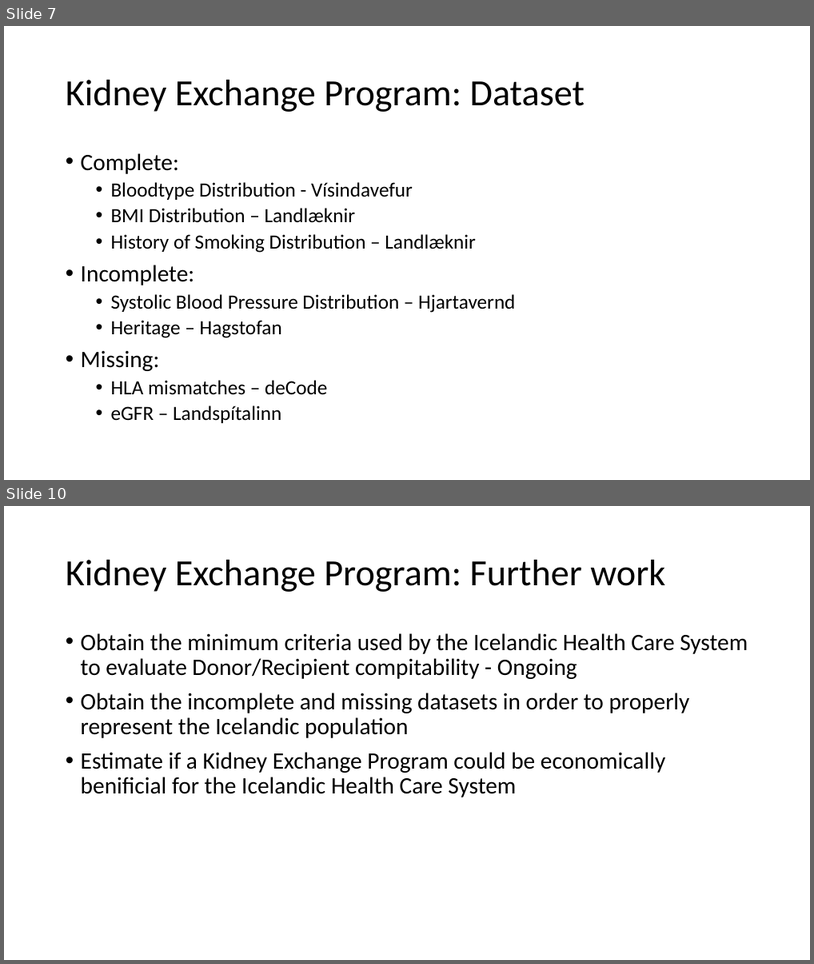
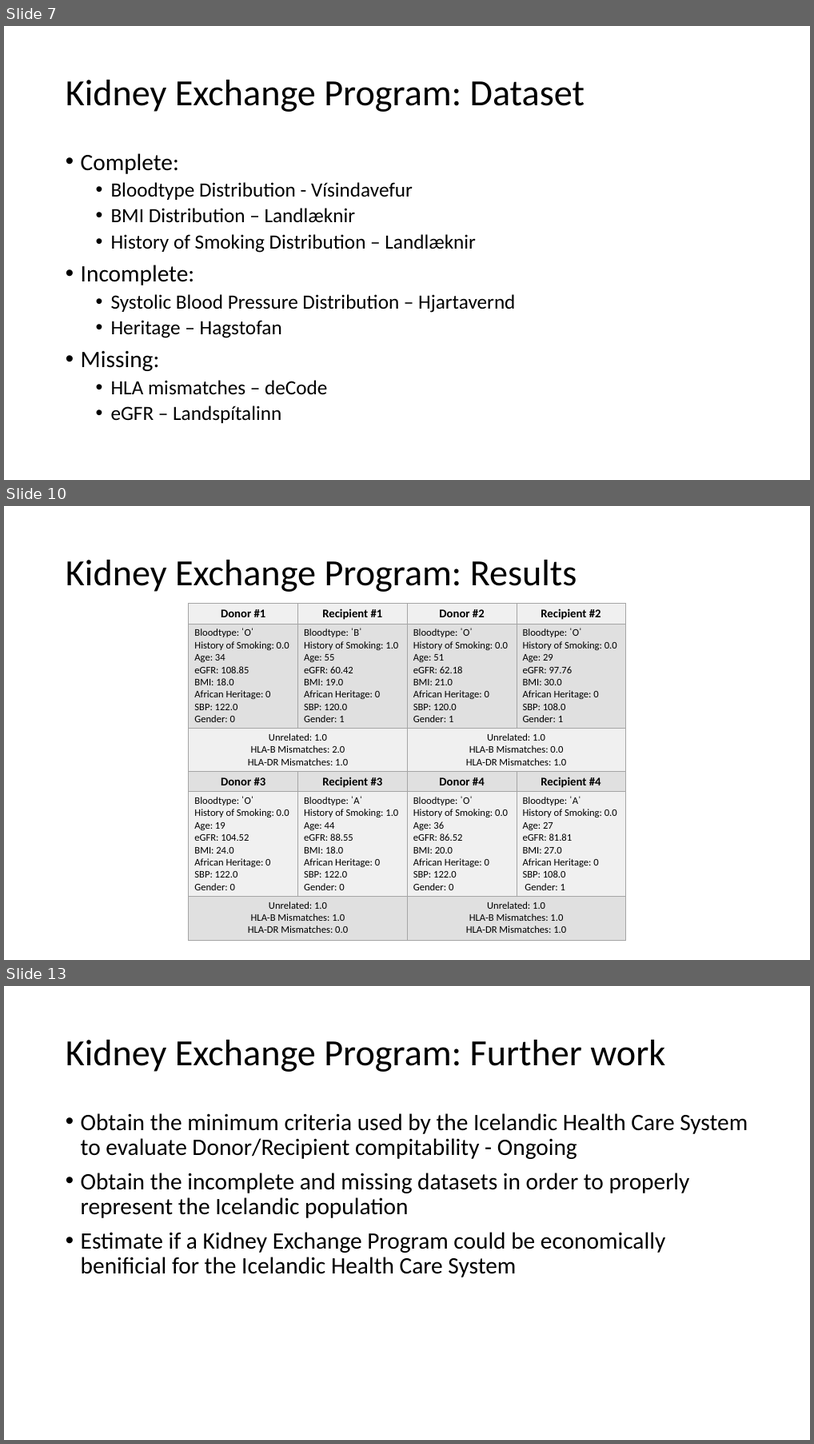
Before and after one commit to Kjarten/KidneyExchange-IS, a slide deck: Kidney Exchange Program.pptx. Shown one above the other, each under a label of ours: slides 7 and 10 before the commit, slides 7, 10 and 13 after it; the slides between them are not shown. The pictures are 814x964 and 814x1444 pixels, drawn with LibreOffice and Linux fonts; fonts in the diff are those of the drawing. Boxes give left, top, right and bottom in pixels: in the first picture for what was removed or moved away, otherwise in the second. Text is boxed around its words. In the diff, an @@ line names an element or a change of style, - is before the commit and + after.

```diff
--- a/Kidney Exchange Program.pptx
+++ b/Kidney Exchange Program.pptx
@@ slide 10 added at (4,506,810,960), background #FFFFFF @@
@@ title added at (66,560,578,592), 44 pt, text #000000 @@
+Kidney Exchange Program: Results
@@ table added at (189,604,626,936), 6 rows, 4 columns @@
+Donor #1 | Recipient #1 | Donor #2 | Recipient #2
+Bloodtype: ˈOˈ History of Smoking: 0.0 Age: 34 eGFR: 108.85 BMI: 18.0 African Heritage: 0 SBP: 122.0 / Gender: 0 | Bloodtype: ˈBˈ / History of Smoking: 1.0 / Age: 55 eGFR: 60.42 / BMI: 19.0 / African Heritage: 0 SBP: 120.0 / Gender: 1 | Bloodtype: ˈOˈ / History of Smoking: 0.0 / Age: 51 eGFR: 62.18 / BMI: 21.0 / African Heritage: 0 SBP: 120.0 / Gender: 1 | Bloodtype: ˈOˈ / History of Smoking: 0.0 / Age: 29 eGFR: 97.76 / BMI: 30.0 / African Heritage: 0 SBP: 108.0 / Gender: 1
+Unrelated: 1.0 HLA-B Mismatches: 2.0 HLA-DR Mismatches: 1.0 |  | Unrelated: 1.0 / HLA-B Mismatches: 0.0 HLA-DR Mismatches: 1.0 | 
+Donor #3 | Recipient #3 | Donor #4 | Recipient #4
+Bloodtype: ˈOˈ / History of Smoking: 0.0 / Age: 19 eGFR: 104.52 / BMI: 24.0 / African Heritage: 0 SBP: 122.0 / Gender: 0 | Bloodtype: ˈAˈ / History of Smoking: 1.0 / Age: 44 eGFR: 88.55 / BMI: 18.0 / African Heritage: 0 SBP: 122.0 / Gender: 0 | Bloodtype: ˈOˈ / History of Smoking: 0.0 / Age: 36 eGFR: 86.52 / BMI: 20.0 / African Heritage: 0 SBP: 122.0 / Gender: 0 | Bloodtype: ˈAˈ / History of Smoking: 0.0 / Age: 27 eGFR: 81.81 / BMI: 27.0 / African Heritage: 0 SBP: 108.0 / Gender: 1
+Unrelated: 1.0 / HLA-B Mismatches: 1.0 HLA-DR Mismatches: 0.0 |  | Unrelated: 1.0 / HLA-B Mismatches: 1.0 HLA-DR Mismatches: 1.0 | 
@@ what was slide 10 is now slide 13 @@
```
Also in this commit, not shown: 3 slides changed, 2 other slides added.
